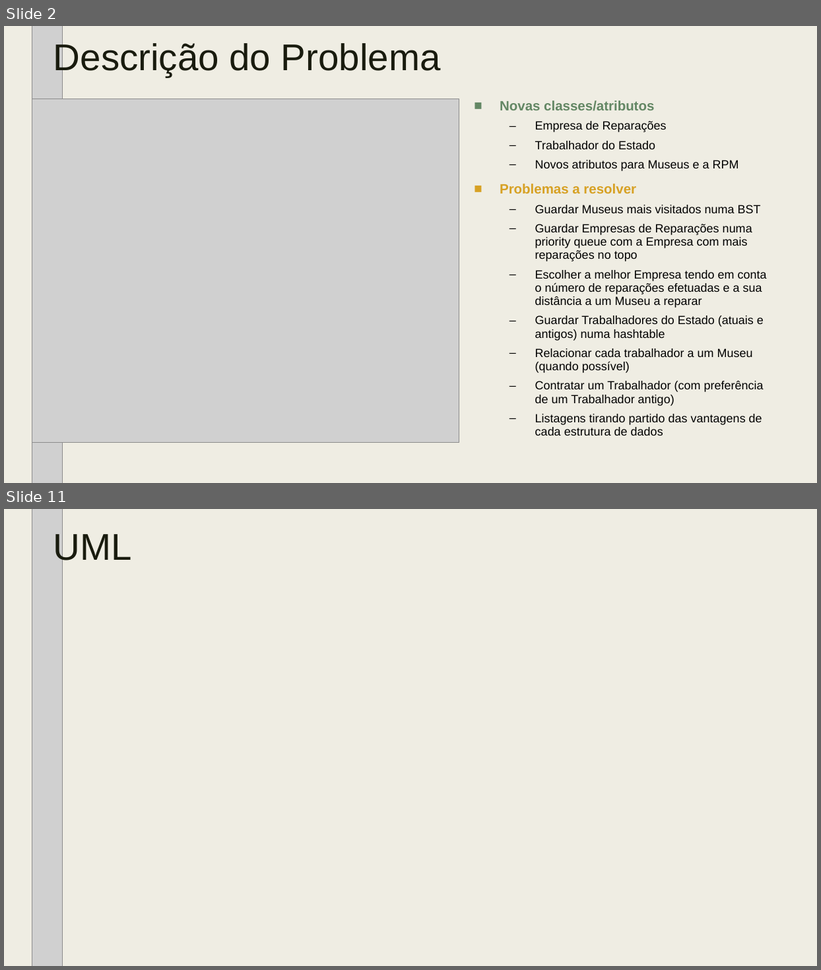
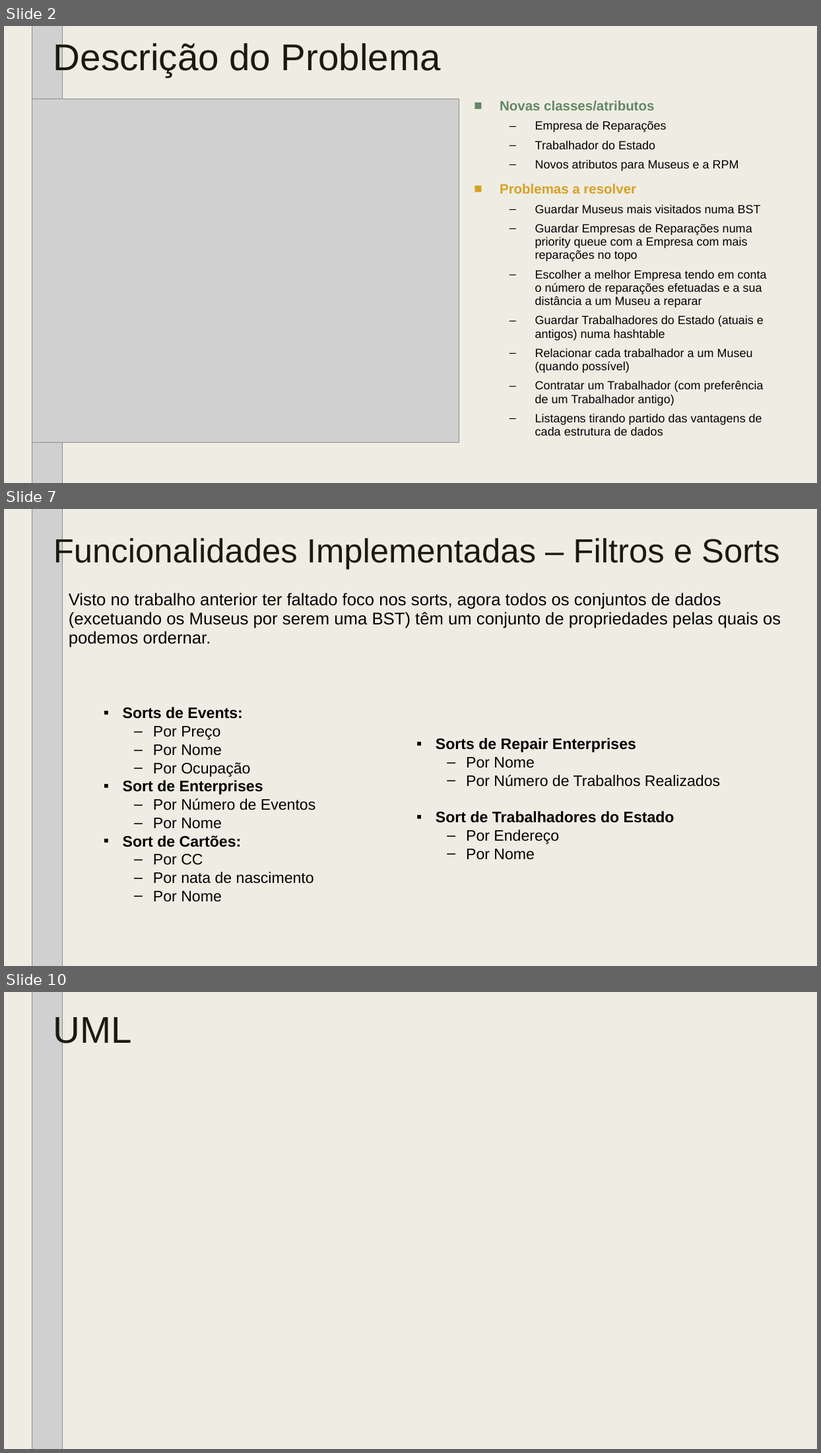
Before and after one commit to tiagodusilva/FEUP-AEDA-Proj1, a slide deck: AEDA_-_Cartao_Museus_de_Portugal_parte_2.pptx. Shown one above the other, each under a label of ours: slides 2 and 11 before the commit, slides 2, 7 and 10 after it; the slides between them are not shown. The pictures are 821x970 and 821x1453 pixels, drawn with LibreOffice and Linux fonts; fonts in the diff are those of the drawing; grey boxes stand for pictures; background and template pictures are left out. Boxes give left, top, right and bottom in pixels: in the first picture for what was removed or moved away, otherwise in the second. Text is boxed around its words. In the diff, an @@ line names an element or a change of style, - is before the commit and + after.

```diff
--- a/AEDA_-_Cartao_Museus_de_Portugal_parte_2.pptx
+++ b/AEDA_-_Cartao_Museus_de_Portugal_parte_2.pptx
@@ slide 7 added at (4,509,817,966), background #EFEDE3 @@
@@ picture added at (32,509,62,966) @@
@@ title added at (54,535,780,569), 39.6 pt, text #191B0E @@
+Funcionalidades Implementadas – Filtros e Sorts
@@ text added at (69,593,781,648), 20 pt, text #000000 @@
+Visto no trabalho anterior ter faltado foco nos sorts, agora todos os conjuntos de dados (excetuando os Museus por serem uma BST) têm um conjunto de propriedades pelas quais os podemos ordernar.
@@ text added at (123,707,316,902), 18 pt, text #000000 @@
+▪ Sorts de Events:
+  – Por Preço
+  – Por Nome
+  – Por Ocupação
+▪ Sort de Enterprises
+  – Por Número de Eventos
+  – Por Nome
+▪ Sort de Cartões:
+  – Por CC
+  – Por nata de nascimento
+  – Por Nome
@@ text added at (436,738,720,860), 18 pt, text #000000 @@
+▪ Sorts de Repair Enterprises
+  – Por Nome
+  – Por Número de Trabalhos Realizados
+▪ Sort de Trabalhadores do Estado
+  – Por Endereço
+  – Por Nome
@@ what was slide 11 is now slide 10 @@
```
Also in this commit, not shown: 4 slides changed, 2 other slides added, 4 slides removed.
